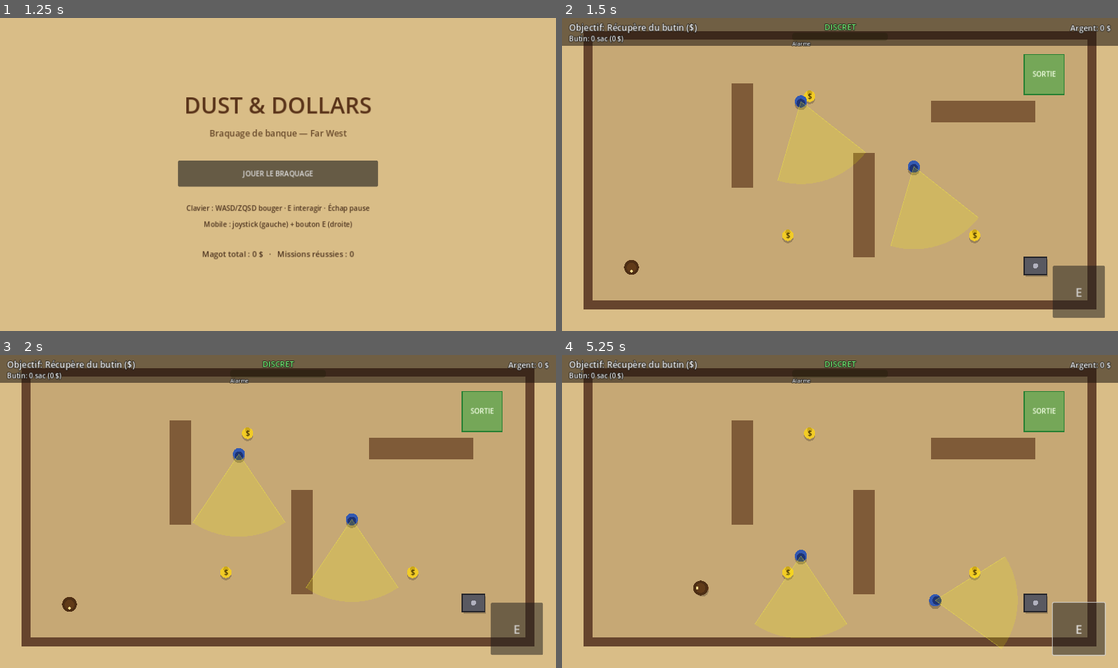
Above: before the commit, frames 1-4 (two rows, left to right).
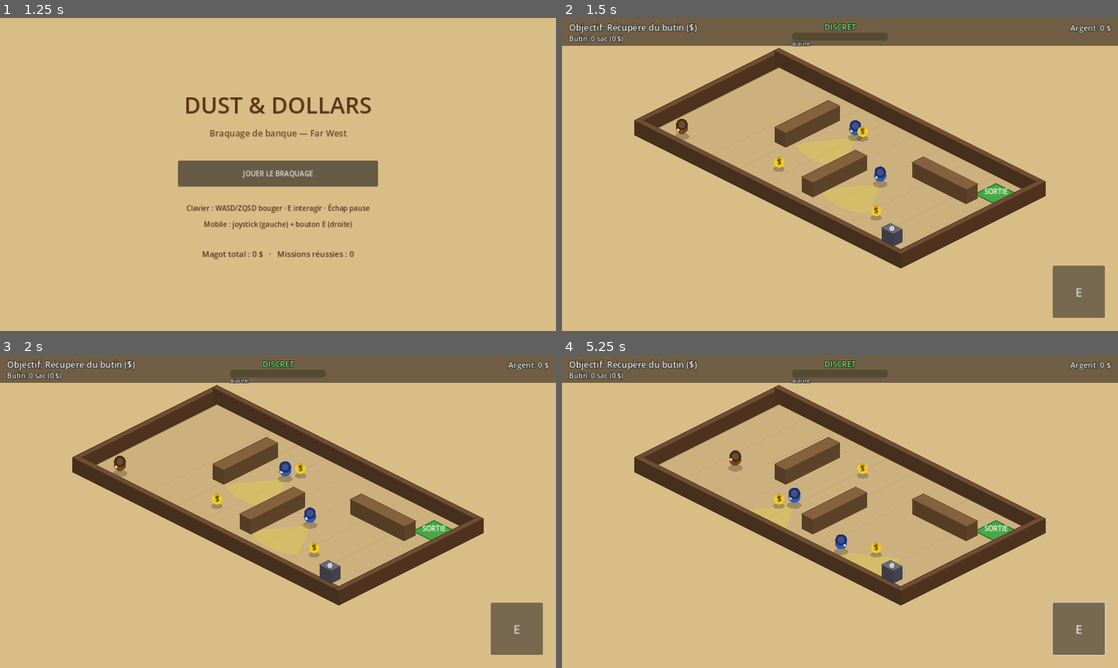
Above: after the commit, the same moments.

Repository: sebadiaz/Cowboys
Game: Godot game, scene res://scenes/Boot.tscn
Same seed, same stepped clock (60 frames per second), same inputs: the game is played once before the commit and once after it.
Inputs (mouse positions are in pixels of both pictures, inside the frame that each line leads up to):
- Up to frame 1 (1.25 s): tap Enter at 0.5 s; move the mouse to (400, 158) at 0.52 s; hold D (move_right) from 0.53 s (still down); hold E (interact) from 0.53 s (still down); click (400, 158) at 0.67 s
- Up to frame 2 (1.5 s): release D (move_right) at 1.25 s; release E (interact) at 1.25 s; click "JOUER LE BRAQUAGE" at 1.25 s
- Up to frame 3 (2 s): no input
- Up to frame 4 (5.25 s): click "E" at 2 s; drag from (728, 527) to (789, 570) at 2.77 s; move the mouse to (895, 442) at 3.52 s; hold D (move_right) 3.53-4.25 s; hold E (interact) 3.53-4.25 s; drag from (812, 574) to (812, 433) at 4.27 s; move the mouse to (1006, 558) at 5.02 s; hold A (move_left) from 5.03 s (still down); hold E (interact) from 5.03 s (still down)

Frame 1 is identical in both runs. In frame 2, 28% of the frame differs, in the area x 3-97%, y 4-94%; in frame 3, 27%; in frame 4, 30%.

Commit message:
Vue isometrique 2D (rendu projete, physique cartesienne inchangee)
- iso.gd: projection 2:1, tri de profondeur, mapping input ecran->monde
- iso_renderer.gd: rendu centralise (sol losange, murs en boites iso, cones
  projetes au sol, acteurs DEBOUT avec ombres, tri de profondeur)
- player: controles alignes ecran (input pivote de 45 vers le monde)
- mission_manager: entites rendues invisibles (physique conservee), murs/sol
  fournis au renderer; suppression de la Camera2D
- guard: getters d'etat pour le rendu
- Verifie visuellement via capture xvfb + export Web OK + 0 erreur runtime

Diff:
--- a/scenes/MissionRoot.tscn
+++ b/scenes/MissionRoot.tscn
@@ -8,7 +8,4 @@
 
 [node name="World" type="Node2D" parent="."]
 
-[node name="Camera2D" type="Camera2D" parent="."]
-position = Vector2(590, 330)
-
 [node name="HUD" parent="." instance=ExtResource("2")]
--- a/scripts/guard_ai.gd
+++ b/scripts/guard_ai.gd
@@ -131,6 +131,24 @@
 	return _state != State.PATROL
 
 
+# --- Accès pour le rendu isométrique ---
+
+func get_facing() -> Vector2:
+	return _facing
+
+func get_alert_ratio() -> float:
+	return _detect / ALERT_THRESHOLD
+
+func is_alert() -> bool:
+	return _state == State.ALERT
+
+func get_view_distance() -> float:
+	return _cone.view_distance if _cone != null else 0.0
+
+func get_view_half_angle() -> float:
+	return deg_to_rad(_cone.view_angle_deg) if _cone != null else 0.0
+
+
 func stop() -> void:
 	active = false
 	velocity = Vector2.ZERO
--- /dev/null
+++ b/scripts/iso.gd
@@ -0,0 +1,27 @@
+extends RefCounted
+class_name Iso
+## Projection isométrique 2:1 (rendu seulement).
+## La logique/physique du jeu reste en coordonnées cartésiennes "top-down" ;
+## on projette uniquement à l'affichage. Origine de projection = (0,0) ; le
+## décalage de centrage est géré par la position du noeud IsoRenderer.
+
+const S := 0.52        # échelle horizontale
+const H := 0.5         # aplatissement vertical (2:1)
+const WALL_HEIGHT := 34.0
+const ACTOR_LIFT := 1.4  # hauteur du corps au-dessus du sol (x rayon)
+
+
+## Monde cartésien -> position écran (relative).
+static func project(p: Vector2) -> Vector2:
+	return Vector2((p.x - p.y) * S, (p.x + p.y) * S * H)
+
+
+## Profondeur de tri : plus c'est grand, plus c'est "devant" (dessiné en dernier).
+static func depth(p: Vector2) -> float:
+	return p.x + p.y
+
+
+## Vecteur d'entrée écran (droite=+x, bas=+y) -> direction de déplacement monde.
+## Donne des contrôles alignés sur l'écran (WASD = haut/bas/gauche/droite visuels).
+static func screen_to_world(v: Vector2) -> Vector2:
+	return v.x * Vector2(1.0, -1.0) + v.y * Vector2(1.0, 1.0)
--- /dev/null
+++ b/scripts/iso_renderer.gd
@@ -0,0 +1,246 @@
+extends Node2D
+## iso_renderer.gd
+## Rendu isométrique centralisé. Les entités (joueur, gardes, butin, coffre,
+## sortie) restent en physique cartésienne et sont rendues INVISIBLES ; ce noeud
+## lit leur position/état et dessine toute la scène en isométrique, avec tri de
+## profondeur (objets "debout" du plus lointain au plus proche).
+
+var floor_rect: Rect2
+var walls: Array[Dictionary] = []     # { "rect": Rect2, "outer": bool }
+var player: Node2D
+var guards: Array = []
+var loot: Array = []
+var safe: Node = null
+var exit_zone: Node = null
+
+const FLOOR_COL := Color(0.80, 0.69, 0.49)
+const FLOOR_EDGE := Color(0.6, 0.5, 0.34)
+const WALL_TOP := Color(0.52, 0.38, 0.24)
+const WALL_SIDE := Color(0.36, 0.26, 0.16)
+const OUTER_TOP := Color(0.44, 0.30, 0.20)
+const OUTER_SIDE := Color(0.30, 0.20, 0.12)
+
+
+## Appelé par mission_manager après le spawn des entités.
+func setup() -> void:
+	# Centre le niveau dans la fenêtre.
+	var vp := get_viewport_rect().size
+	position = vp * 0.5 - Iso.project(floor_rect.get_center()) + Vector2(0, -20)
+	queue_redraw()
+
+
+func _process(_delta: float) -> void:
+	queue_redraw()
+
+
+func _draw() -> void:
+	_draw_floor()
+	if is_instance_valid(exit_zone):
+		_draw_exit()
+	_draw_cones()
+	# Ombres au sol (sous les objets debout).
+	if is_instance_valid(player):
+		_shadow(player.global_position, 14.0)
+	for g in guards:
+		if is_instance_valid(g):
+			_shadow(g.global_position, 14.0)
+	for b in loot:
+		if is_instance_valid(b):
+			_shadow(b.global_position, 11.0)
+
+	# Objets "debout" triés par profondeur (lointain -> proche).
+	var items: Array[Dictionary] = []
+	for w in walls:
+		var c: Vector2 = w["rect"].get_center()
+		items.append({"d": Iso.depth(c), "kind": "wall", "data": w})
+	if is_instance_valid(safe):
+		items.append({"d": Iso.depth(safe.global_position), "kind": "safe"})
+	for b in loot:
+		if is_instance_valid(b):
+			items.append({"d": Iso.depth(b.global_position), "kind": "loot", "node": b})
+	for g in guards:
+		if is_instance_valid(g):
+			items.append({"d": Iso.depth(g.global_position), "kind": "guard", "node": g})
+	if is_instance_valid(player):
+		items.append({"d": Iso.depth(player.global_position), "kind": "player"})
+
+	items.sort_custom(func(a, b): return a["d"] < b["d"])
+	for it in items:
+		match it["kind"]:
+			"wall": _draw_wall(it["data"]["rect"], it["data"]["outer"])
+			"safe": _draw_safe()
+			"loot": _draw_loot(it["node"])
+			"guard": _draw_guard(it["node"])
+			"player": _draw_player()
+
+
+# --- Sol & sortie ---
+
+func _draw_floor() -> void:
+	var poly := _rect_diamond(floor_rect)
+	draw_colored_polygon(poly, FLOOR_COL)
+	draw_polyline(_closed(poly), FLOOR_EDGE, 2.0)
+	# Quelques lattes de plancher (lignes iso) pour le relief.
+	var step := 120.0
+	var x := floor_rect.position.x
+	while x <= floor_rect.end.x:
+		draw_line(Iso.project(Vector2(x, floor_rect.position.y)),
+				Iso.project(Vector2(x, floor_rect.end.y)), FLOOR_EDGE * Color(1, 1, 1, 0.4), 1.0)
+		x += step
+
+
+func _draw_exit() -> void:
+	var r := Rect2(exit_zone.global_position - Vector2(46, 46), Vector2(92, 92))
+	var poly := _rect_diamond(r)
+	draw_colored_polygon(poly, Color(0.20, 0.65, 0.25, 0.85))
+	draw_polyline(_closed(poly), Color(0.15, 0.5, 0.2), 3.0)
+	_text_centered("SORTIE", Iso.project(exit_zone.global_position), 16, Color(0.95, 1, 0.9))
+
+
+# --- Cônes de vision (décalque au sol) ---
+
+func _draw_cones() -> void:
+	for g in guards:
+		if not is_instance_valid(g):
+			continue
+		var apex: Vector2 = g.global_position
+		var facing: Vector2 = g.get_facing()
+		if facing.length() < 0.01:
+			facing = Vector2.DOWN
+		var dist: float = g.get_view_distance()
+		var half: float = g.get_view_half_angle()
+		var base_angle := facing.angle()
+		var pts := PackedVector2Array()
+		pts.append(Iso.project(apex))
+		var steps := 16
+		for i in range(steps + 1):
+			var a: float = base_angle - half + (2.0 * half) * float(i) / float(steps)
+			pts.append(Iso.project(apex + Vector2.RIGHT.rotated(a) * dist))
+		var fill: Color
+		if g.is_alert():
+			fill = Color(1.0, 0.15, 0.15, 0.28)
+		elif g.get_alert_ratio() > 0.05:
+			fill = Color(1.0, 0.55, 0.0, 0.24)
+		else:
+			fill = Color(1.0, 1.0, 0.0, 0.16)
+		draw_colored_polygon(pts, fill)
+
+
+# --- Murs / coffre (boîtes iso) ---
+
+func _draw_wall(r: Rect2, outer: bool) -> void:
+	_draw_box(r, Iso.WALL_HEIGHT, OUTER_TOP if outer else WALL_TOP, OUTER_SIDE if outer else WALL_SIDE)
+
+
+func _draw_safe() -> void:
+	var r := Rect2(safe.global_position - Vector2(26, 20), Vector2(52, 40))
+	var open: bool = safe._is_open
+	var top_col := Color(0.5, 0.44, 0.28) if open else Color(0.42, 0.42, 0.46)
+	var side_col := Color(0.34, 0.30, 0.18) if open else Color(0.26, 0.26, 0.30)
+	_draw_box(r, 30.0, top_col, side_col)
+	# Cadran sur le dessus.
+	var top_center := Iso.project(safe.global_position) + Vector2(0, -30.0)
+	draw_circle(top_center, 6.0, Color(0.75, 0.75, 0.2) if open else Color(0.8, 0.8, 0.85))
+
+	# Barre de progression / invite, au-dessus du coffre.
+	var head := Iso.project(safe.global_position) + Vector2(0, -56.0)
+	if open:
+		_text_centered("OUVERT", head, 14, Color(0.95, 0.9, 0.4))
+	else:
+		var prog: float = safe._progress
+		if safe._player_in_range or prog > 0.0:
+			var w := 56.0
+			draw_rect(Rect2(head + Vector2(-w * 0.5, -4), Vector2(w, 8)), Color(0, 0, 0, 0.65))
+			draw_rect(Rect2(head + Vector2(-w * 0.5, -4), Vector2(w * prog, 8)), Color(0.95, 0.8, 0.2))
+			if prog <= 0.01:
+				_text_centered("Maintiens E", head + Vector2(0, -10), 13, Color(1, 1, 1))
+
+
+# --- Acteurs debout ---
+
+func _draw_player() -> void:
+	_draw_actor(player.global_position, 14.0, Color(0.45, 0.27, 0.13),
+			Color(0.30, 0.18, 0.08), player.facing)
+
+
+func _draw_guard(g: Node) -> void:
+	var body := Color(0.30, 0.45, 0.85) if g.is_alert() else Color(0.20, 0.35, 0.70)
+	_draw_actor(g.global_position, 14.0, body, Color(0.12, 0.20, 0.45), g.get_facing())
+
+
+func _draw_loot(node: Node) -> void:
+	var base := Iso.project(node.global_position)
+	var lift := Vector2(0, -16.0)
+	draw_circle(base + lift, 12.0, Color(0.95, 0.80, 0.15))
+	draw_circle(base + lift + Vector2(0, -7.0), 6.0, Color(0.80, 0.66, 0.10))
+	_text_centered("$", base + lift + Vector2(0, 5), 18, Color(0.25, 0.18, 0.0))
+
+
+func _draw_actor(world_pos: Vector2, radius: float, body_col: Color, hat_col: Color, facing: Vector2) -> void:
+	var base := Iso.project(world_pos)
+	var center := base + Vector2(0, -radius * Iso.ACTOR_LIFT)
+	# Direction de regard projetée à l'écran (pour incliner le chapeau).
+	var face_screen := (Iso.project(world_pos + facing) - base)
+	if face_screen.length() > 0.001:
+		face_screen = face_screen.normalized()
+	draw_circle(center, radius, body_col)
+	draw_circle(center + Vector2(0, -radius * 0.55), radius * 0.95, hat_col)
+	draw_circle(center + Vector2(0, -radius * 0.55), radius * 0.55, hat_col.lightened(0.15))
+	# Repère d'orientation.
+	draw_circle(center + face_screen * (radius * 0.7), 3.0, Color(0.95, 0.85, 0.55))
+
+
+# --- Primitives iso ---
+
+func _draw_box(r: Rect2, h: float, top_col: Color, side_col: Color) -> void:
+	var c0 := r.position
+	var c1 := Vector2(r.end.x, r.position.y)
+	var c2 := r.end
+	var c3 := Vector2(r.position.x, r.end.y)
+	var b0 := Iso.project(c0)
+	var b1 := Iso.project(c1)
+	var b2 := Iso.project(c2)
+	var b3 := Iso.project(c3)
+	var lift := Vector2(0, -h)
+	var t0 := b0 + lift
+	var t1 := b1 + lift
+	var t2 := b2 + lift
+	var t3 := b3 + lift
+	# Faces avant (les deux arêtes qui se rejoignent au coin le plus proche c2).
+	draw_colored_polygon(PackedVector2Array([b1, b2, t2, t1]), side_col)
+	draw_colored_polygon(PackedVector2Array([b2, b3, t3, t2]), side_col.darkened(0.08))
+	# Dessus.
+	draw_colored_polygon(PackedVector2Array([t0, t1, t2, t3]), top_col)
+	draw_polyline(PackedVector2Array([t0, t1, t2, t3, t0]), top_col.darkened(0.25), 1.0)
+
+
+func _shadow(world_pos: Vector2, radius: float) -> void:
+	# Ellipse iso au sol.
+	var c := Iso.project(world_pos)
+	var pts := PackedVector2Array()
+	for i in range(16):
+		var a := TAU * float(i) / 16.0
+		pts.append(c + Vector2(cos(a) * radius * 1.2, sin(a) * radius * Iso.H * 1.2))
+	draw_colored_polygon(pts, Color(0, 0, 0, 0.22))
+
+
+func _rect_diamond(r: Rect2) -> PackedVector2Array:
+	return PackedVector2Array([
+		Iso.project(r.position),
+		Iso.project(Vector2(r.end.x, r.position.y)),
+		Iso.project(r.end),
+		Iso.project(Vector2(r.position.x, r.end.y)),
+	])
+
+
+func _closed(poly: PackedVector2Array) -> PackedVector2Array:
+	var p := poly.duplicate()
+	if p.size() > 0:
+		p.append(p[0])
+	return p
+
+
+func _text_centered(text: String, pos: Vector2, size: int, color: Color) -> void:
+	var font := ThemeDB.fallback_font
+	var w := font.get_string_size(text, HORIZONTAL_ALIGNMENT_LEFT, -1, size).x
+	draw_string(font, pos - Vector2(w * 0.5, 0), text, HORIZONTAL_ALIGNMENT_LEFT, -1, size, color)
--- a/scripts/mission_manager.gd
+++ b/scripts/mission_manager.gd
@@ -10,8 +10,6 @@
 const LootBagScene := preload("res://scenes/LootBag.tscn")
 const ExitZoneScene := preload("res://scenes/ExitZone.tscn")
 
-const WALL_COLOR := Color(0.40, 0.27, 0.18)
-const FLOOR_COLOR := Color(0.78, 0.66, 0.46)
 const CONFIG_PATH := "res://data/mission_01.json"
 
 # Configuration par défaut si le fichier de données est absent ou invalide.
@@ -40,6 +38,10 @@
 var _guards: Array = []
 var _exit: Area2D
 var _safe: Area2D
+var _walls: Array[Dictionary] = []
+var _floor_rect: Rect2
+var _loot_nodes: Array = []
+var _renderer: Node2D
 
 var _mission_over := false
 var _safe_open := false
@@ -58,8 +60,23 @@
 	_spawn_safe()
 	_spawn_exit()
 	_spawn_guards()
+	_build_iso_renderer()
 	_connect_hud()
 	_update_objective()
+
+
+func _build_iso_renderer() -> void:
+	_renderer = preload("res://scripts/iso_renderer.gd").new()
+	_renderer.name = "IsoRenderer"
+	_renderer.floor_rect = _floor_rect
+	_renderer.walls = _walls
+	_renderer.player = player
+	_renderer.guards = _guards
+	_renderer.loot = _loot_nodes
+	_renderer.safe = _safe
+	_renderer.exit_zone = _exit
+	add_child(_renderer)
+	_renderer.setup()
 
 
 # --- Données de mission ---
@@ -100,28 +117,24 @@
 
 
 func _build_floor() -> void:
-	var floor_poly := Polygon2D.new()
-	floor_poly.color = FLOOR_COLOR
-	floor_poly.polygon = PackedVector2Array([
-		Vector2(20, 20), Vector2(1160, 20), Vector2(1160, 620), Vector2(20, 620)
-	])
-	world.add_child(floor_poly)
-	world.move_child(floor_poly, 0)
+	# Le sol est dessiné par l'IsoRenderer ; on mémorise juste son emprise.
+	_floor_rect = Rect2(20, 20, 1140, 600)
 
 
 func _build_walls() -> void:
 	# Murs extérieurs (épaisseur 20).
-	_add_wall(Rect2(0, 0, 1180, 20))
-	_add_wall(Rect2(0, 620, 1180, 20))
-	_add_wall(Rect2(0, 0, 20, 640))
-	_add_wall(Rect2(1160, 0, 20, 640))
+	_add_wall(Rect2(0, 0, 1180, 20), true)
+	_add_wall(Rect2(0, 620, 1180, 20), true)
+	_add_wall(Rect2(0, 0, 20, 640), true)
+	_add_wall(Rect2(1160, 0, 20, 640), true)
 	# Comptoirs intérieurs.
-	_add_wall(Rect2(340, 120, 50, 240), Color(0.5, 0.36, 0.22))
-	_add_wall(Rect2(620, 280, 50, 240), Color(0.5, 0.36, 0.22))
-	_add_wall(Rect2(800, 160, 240, 50), Color(0.5, 0.36, 0.22))
-
-
-func _add_wall(rect: Rect2, color := WALL_COLOR) -> void:
+	_add_wall(Rect2(340, 120, 50, 240))
+	_add_wall(Rect2(620, 280, 50, 240))
+	_add_wall(Rect2(800, 160, 240, 50))
+
+
+## Crée la collision cartésienne du mur ; le visuel iso est géré par le renderer.
+func _add_wall(rect: Rect2, outer := false) -> void:
 	var body := StaticBody2D.new()
 	body.collision_layer = 1
 	body.collision_mask = 0
@@ -131,12 +144,8 @@
 	shape.size = rect.size
 	cs.shape = shape
 	body.add_child(cs)
-	var poly := Polygon2D.new()
-	poly.color = color
-	var h := rect.size * 0.5
-	poly.polygon = PackedVector2Array([-h, Vector2(h.x, -h.y), h, Vector2(-h.x, h.y)])
-	body.add_child(poly)
 	world.add_child(body)
+	_walls.append({"rect": rect, "outer": outer})
 
 
 # --- Entités ---
@@ -144,6 +153,7 @@
 func _spawn_player() -> void:
 	player = PlayerScene.instantiate()
 	player.global_position = _to_vec(_cfg.get("player_start", [110, 540]))
+	player.visible = false  # rendu par l'IsoRenderer
 	world.add_child(player)
 	player.caught.connect(_on_player_caught)
 	player.loot_changed.connect(_on_loot_changed)
@@ -154,8 +164,10 @@
 		var bag := LootBagScene.instantiate()
 		bag.global_position = _to_vec(entry.get("pos", [0, 0]))
 		bag.value = int(entry.get("value", 150))
+		bag.visible = false
 		world.add_child(bag)
 		bag.collected.connect(_on_loot_collected)
+		_loot_nodes.append(bag)
 
 
 func _spawn_safe() -> void:
@@ -164,6 +176,7 @@
 	_safe.global_position = _to_vec(s.get("pos", [1040, 540]))
 	_safe.value = int(s.get("value", 500))
 	_safe.open_time = float(s.get("open_time", 2.5))
+	_safe.visible = false
 	world.add_child(_safe)
 	_safe.opened.connect(_on_safe_opened)
 
@@ -171,6 +184,7 @@
 func _spawn_exit() -> void:
 	_exit = ExitZoneScene.instantiate()
 	_exit.global_position = _to_vec(_cfg.get("exit", [1060, 100]))
+	_exit.visible = false
 	world.add_child(_exit)
 	_exit.player_entered.connect(_on_exit_entered)
 
@@ -187,6 +201,7 @@
 		g.global_position = route[0]
 		g.player = player
 		g.alarm = alarm
+		g.visible = false
 		world.add_child(g)
 		g.player_caught.connect(_on_player_caught)
 		_guards.append(g)
--- a/scripts/player_controller.gd
+++ b/scripts/player_controller.gd
@@ -19,11 +19,14 @@
 	if is_caught:
 		velocity = Vector2.ZERO
 		return
-	var dir := InputManager.get_move_vector()
+	var input := InputManager.get_move_vector()
+	# Contrôles alignés écran : on pivote l'entrée vers l'espace monde isométrique.
+	var dir := Iso.screen_to_world(input)
+	if dir.length() > 1.0:
+		dir = dir.normalized()
 	velocity = dir * SPEED
 	if dir.length() > 0.05:
 		facing = dir.normalized()
-		queue_redraw()
 	move_and_slide()
 
 
Not shown, changed: CLAUDE.md
Not shown, changed: README.md
